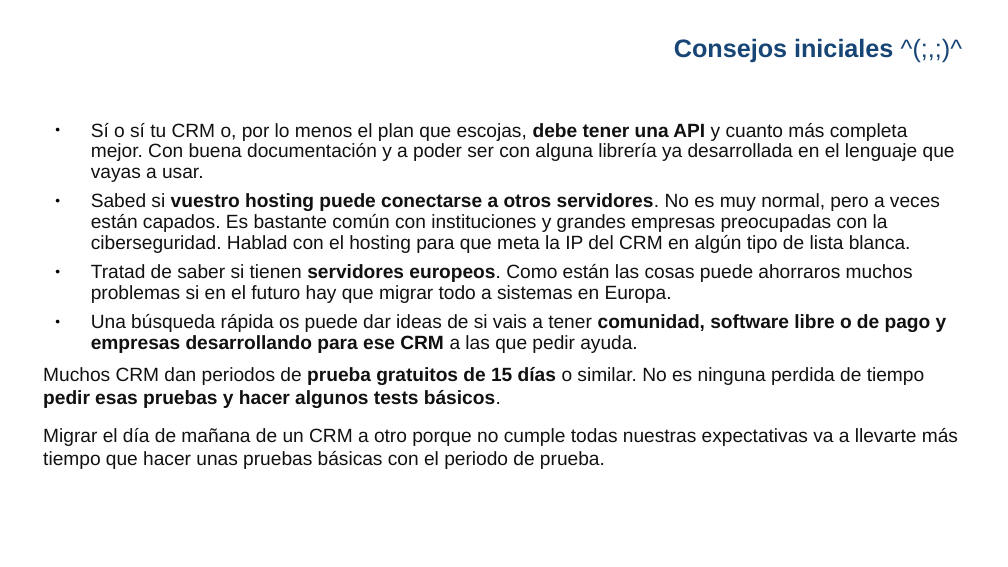
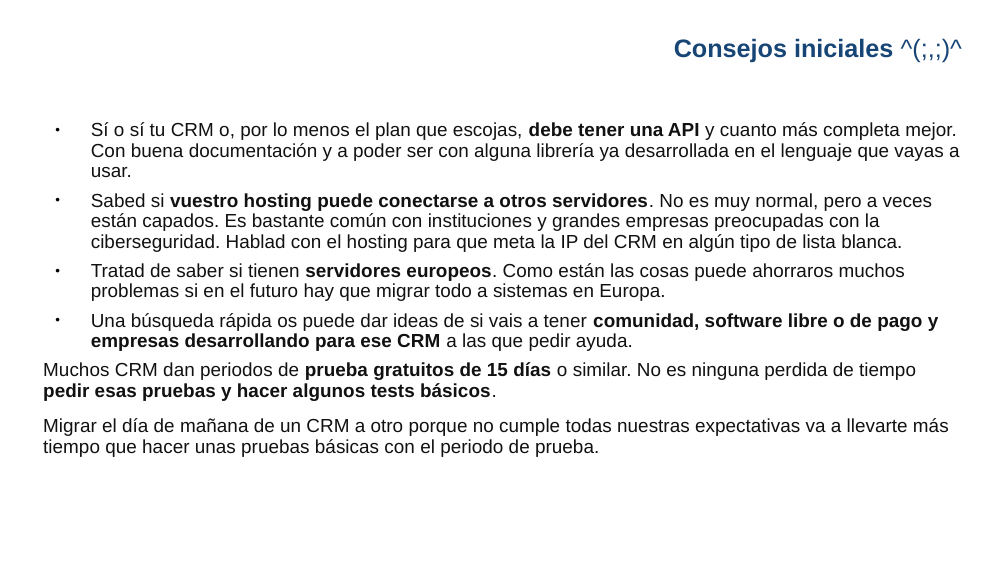
Before and after one commit to gwannon/WordCampBilbao2025, a slide deck: slide 4 of WCBIO25_Jorge-Monclus.pptx. Drawn at 1008x567 pixels with LibreOffice and Linux fonts; fonts in the diff are those of the drawing; background and template pictures are left out. Boxes give left, top, right and bottom in pixels: in the first picture for what was removed or moved away, otherwise in the second. Text is boxed around its words. In the diff, an @@ line names an element or a change of style, - is before the commit and + after.

Commit message:
Más contenido para el ppt

```diff
--- a/WCBIO25_Jorge-Monclus.pptx
+++ b/WCBIO25_Jorge-Monclus.pptx
@@ text "Sí o sí tu CRM ..." at (x1=43, y1=122, x2=960, y2=457): size 13.7 to 13.5 pt; line spacing 1 to 0.9 @@
```
Also in this commit, not shown: 4 other slides changed, 2 slides added, 1 slide removed, 3 other files.
